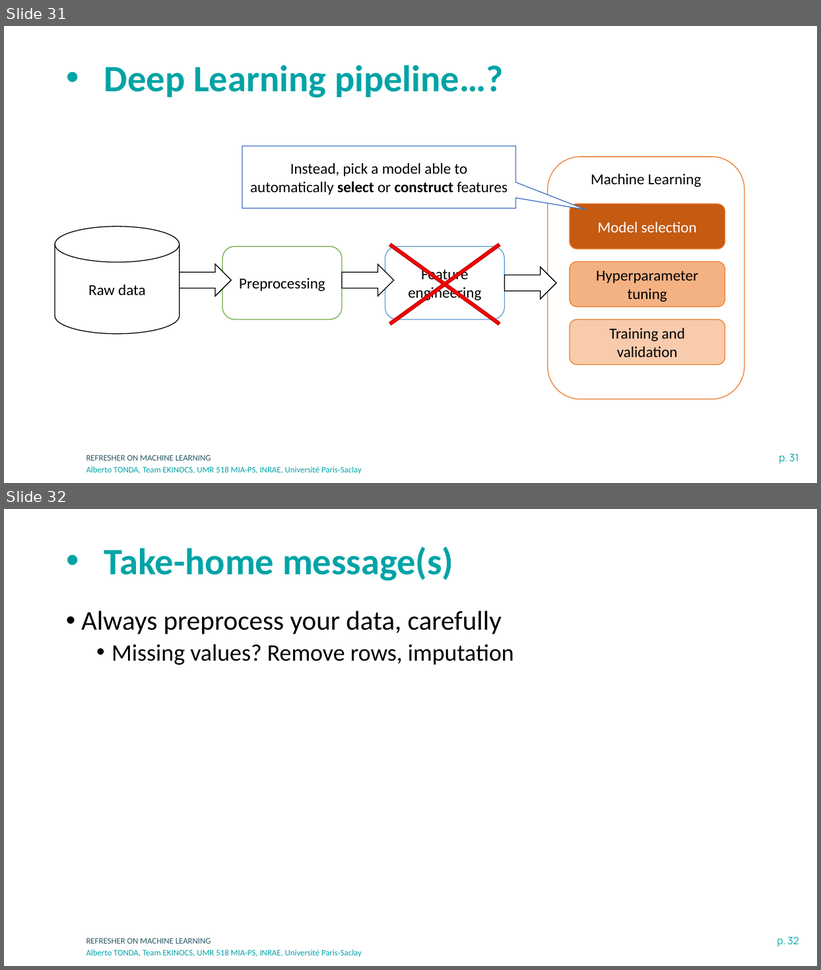
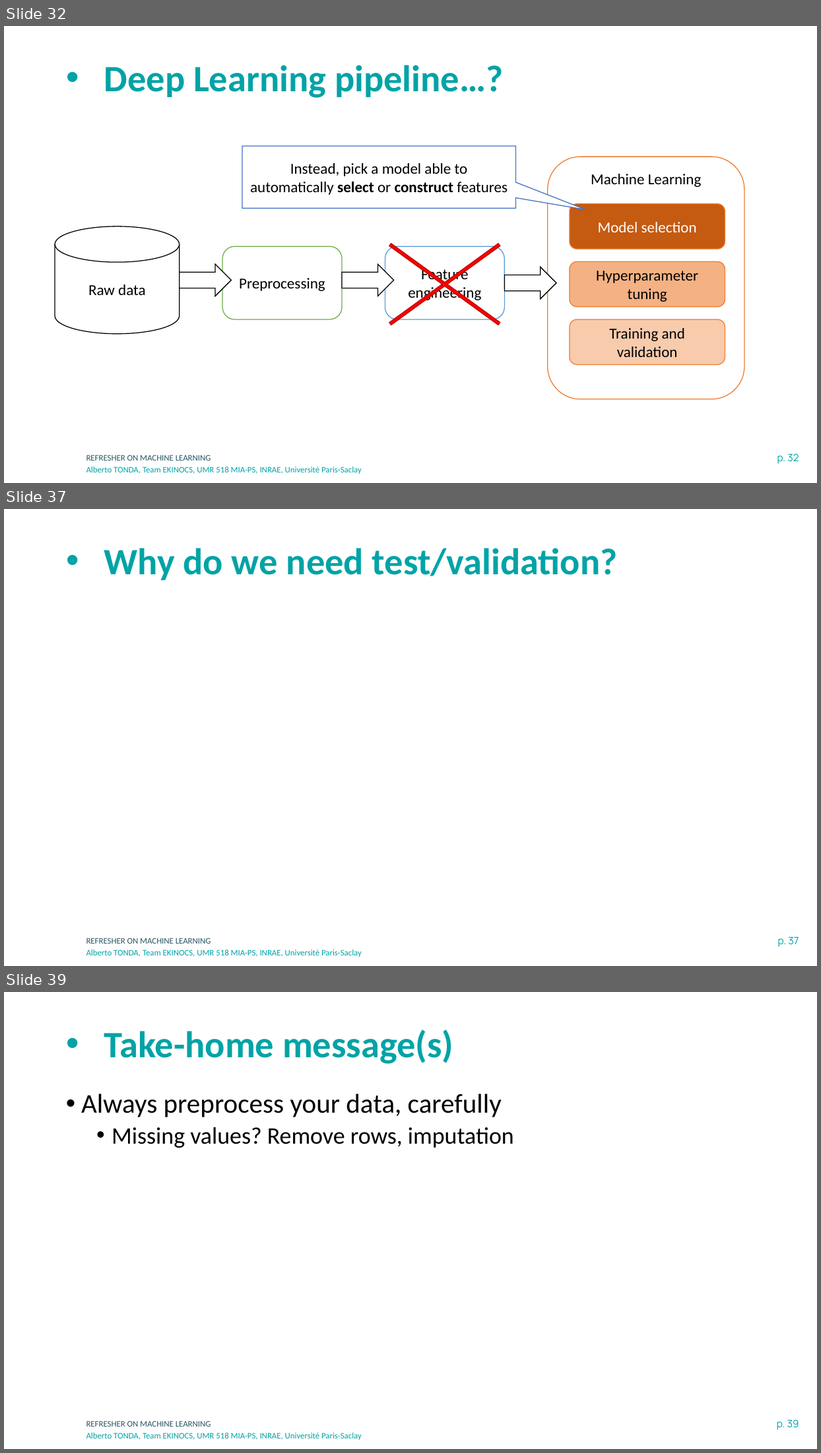
Before and after one commit to albertotonda/teaching, a slide deck: deep-learning-in-practice-with-pytorch/0-machine-learning.pptx. Shown one above the other, each under a label of ours: slides 31 and 32 before the commit, slides 32, 37 and 39 after it; the slides between them are not shown. The pictures are 821x970 and 821x1453 pixels, drawn with LibreOffice and Linux fonts; fonts in the diff are those of the drawing; background and template pictures are left out. Boxes give left, top, right and bottom in pixels: in the first picture for what was removed or moved away, otherwise in the second. Text is boxed around its words. In the diff, an @@ line names an element or a change of style, - is before the commit and + after.

```diff
--- a/deep-learning-in-practice-with-pytorch/0-machine-learning.pptx
+++ b/deep-learning-in-practice-with-pytorch/0-machine-learning.pptx
@@ slide 37 added at (x1=4, y1=509, x2=817, y2=966), background #FFFFFF; not listed: 3 template elements that a slide beside it also shows @@
@@ title added at (x1=104, y1=548, x2=618, y2=580), 44 pt, text #00A3A6, bold @@
+• Why do we need test/validation?
@@ what was slide 31 is now slide 32 @@
@@ page number at (x1=778, y1=454, x2=799, y2=464): text changed @@
-p. 31
+p. 32
@@ what was slide 32 is now slide 39 @@
@@ page number at (x1=777, y1=1420, x2=799, y2=1430): text changed @@
-p. 32
+p. 39
```
Also in this commit, not shown: 3 slides changed, 7 other slides added, 1 slide removed, 7 other files.
